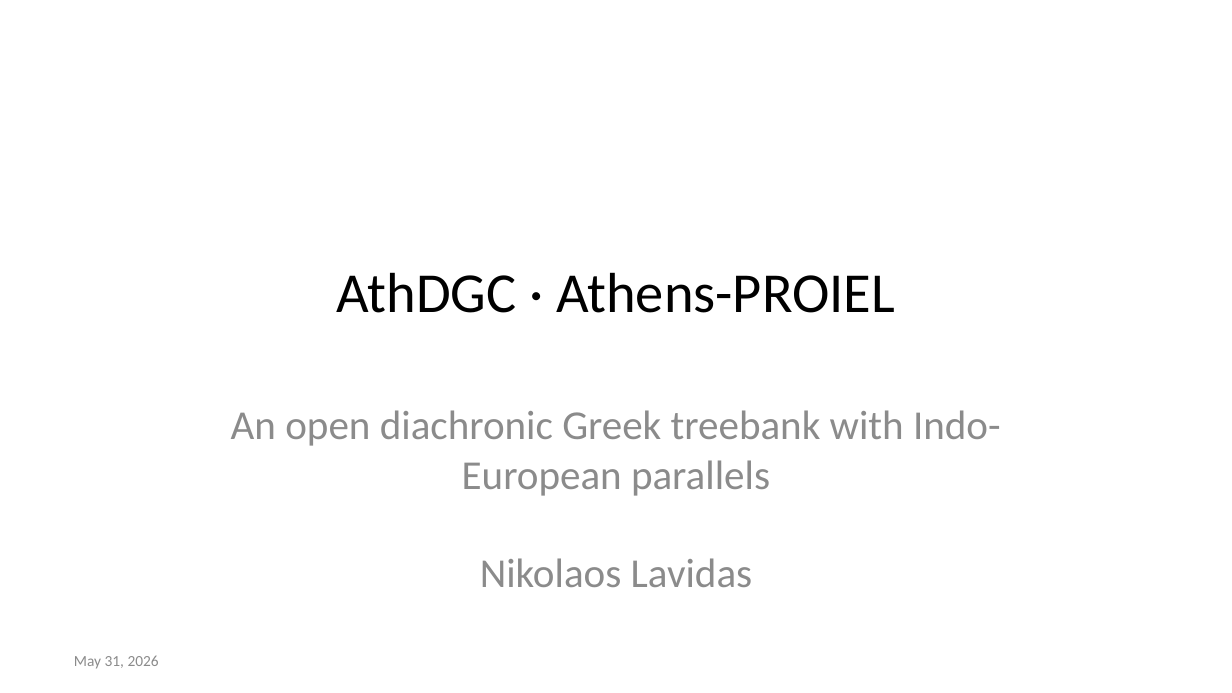
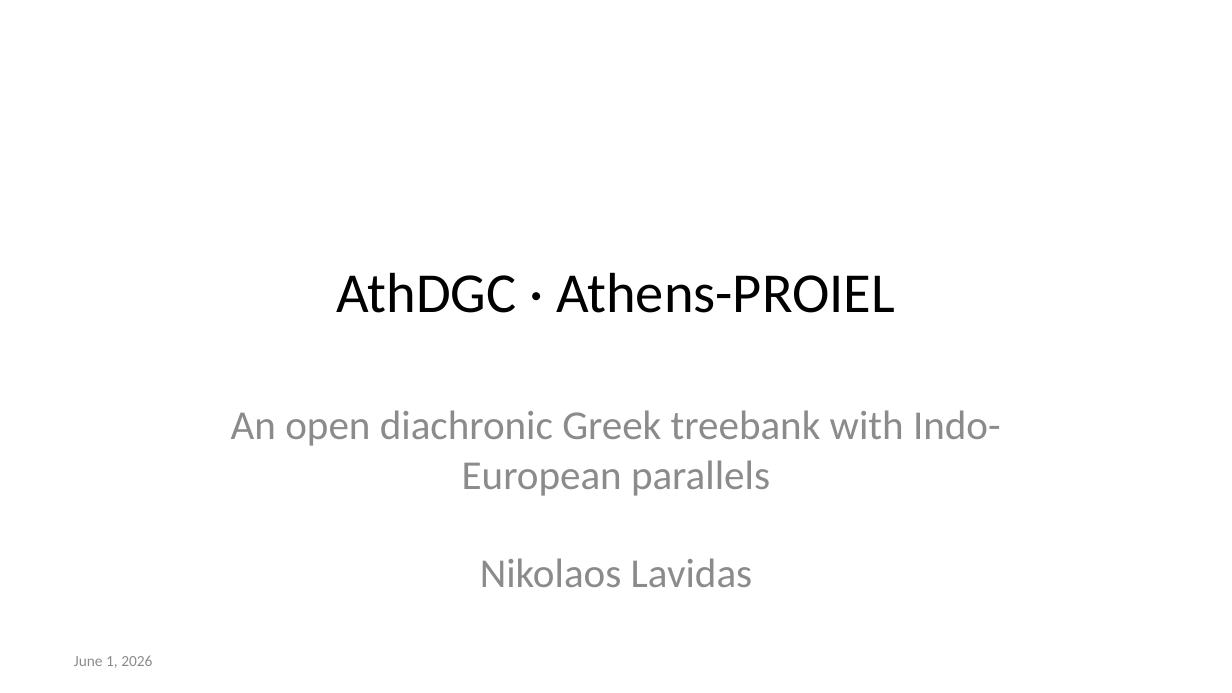
Before and after one commit to AthDGC/AthDGC.github.io, a slide deck: slide 1 of slides/announcement.pptx. Drawn at 1232x693 pixels with LibreOffice and Linux fonts; fonts in the diff are those of the drawing. Boxes give left, top, right and bottom in pixels: in the first picture for what was removed or moved away, otherwise in the second. Text is boxed around its words. In the diff, an @@ line names an element or a change of style, - is before the commit and + after.

```diff
--- a/slides/announcement.pptx
+++ b/slides/announcement.pptx
@@ text at (x1=74, y1=655, x2=152, y2=668): text changed @@
-May 31, 2026
+June 1, 2026
```
Also in this commit, not shown: 1 other slide changed, 21 other files.
